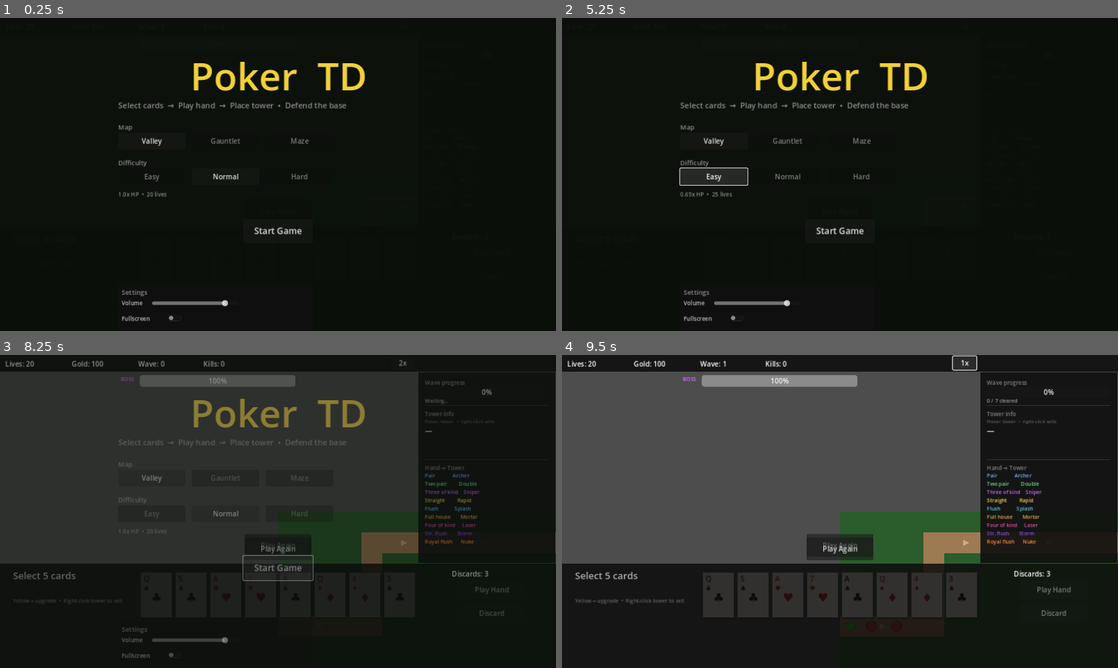
Above: before the commit, frames 1-4 (two rows, left to right).
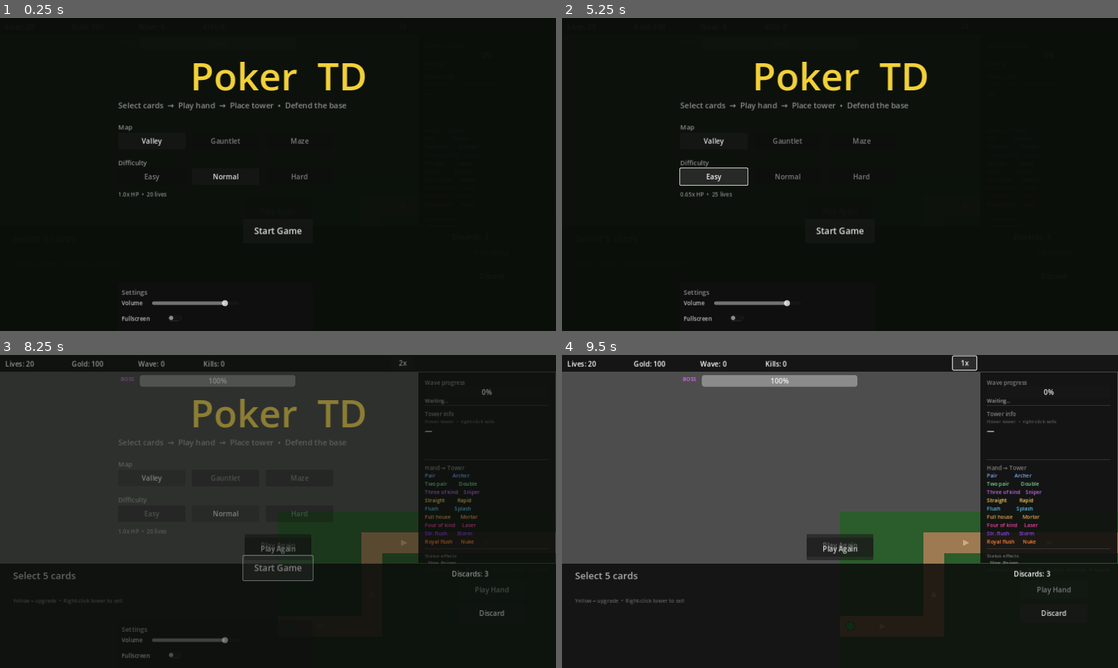
Above: after the commit, the same moments.

Repository: tftking/phil_td
Game: Godot game, scene res://scenes/Main.tscn
The game is run twice, just before and just after one commit, with the same random seed, the same clock (stepped at 60 frames per second) and the same inputs.
Inputs:
- Up to frame 1 (0.25 s): no input
- Up to frame 2 (5.25 s): click "Play Again" at 0.5 s; click "Play Again" at 1.25 s; click "Play Again" at 2 s; click "Play Again" at 2.75 s; click "Play Again" at 3.5 s; click "Play Again" at 4.25 s; click "Easy" at 5 s
- Up to frame 3 (8.25 s): click "Easy" at 5.75 s; click "Normal" at 6.5 s; click "Normal" at 7.25 s; click "Start Game" at 8 s
- Up to frame 4 (9.5 s): click "2x" at 8.75 s

The runs differ from the first frame. In frame 3, less than 0.1% of the frame differs, in the area x 76-91%, y 63-84%; in frame 4, 6.1%, in the area x 25-99%, y 1-84%.
Error after the commit: Parse Error: Cannot infer the type of "bonus_lbl" variable because the value doesn't have a set type. (res://scripts/TowerPlacer.gd:65)

Commit message:
balance pass, slow/poison status effects, flush suit bonuses, DPS in tower inspect, status tints on enemies, enemy legend

Diff:
--- a/scripts/Enemy.gd
+++ b/scripts/Enemy.gd
@@ -12,6 +12,14 @@
 var world_path: Array = []
 var path_index: int   = 1
 var is_boss: bool     = false
+
+# Status effects
+var _slow_timer: float   = 0.0
+var _poison_timer: float = 0.0
+var _poison_tick: float  = 0.0
+const POISON_DPS: float  = 6.0
+const POISON_TICK: float = 0.4
+const SLOW_MULT: float   = 0.45
 
 var _flash_timer: float  = 0.0
 const FLASH_DUR: float   = 0.10
@@ -35,12 +43,33 @@
 		reached_base.emit(self)
 		queue_free()
 		return
-	_move_step(delta)
+	# Status timers
+	if _slow_timer > 0.0:
+		_slow_timer -= delta
+	if _poison_timer > 0.0:
+		_poison_timer -= delta
+		_poison_tick  -= delta
+		if _poison_tick <= 0.0:
+			_poison_tick = POISON_TICK
+			health = max(0, health - int(POISON_DPS * POISON_TICK))
+			if is_boss: GameManager.report_boss_health(health, max_health)
+			if health <= 0:
+				_die()
+				return
+	var spd_mult: float = SLOW_MULT if _slow_timer > 0.0 else 1.0
+	_move_step(delta * spd_mult)
 	if _flash_timer > 0.0:
 		_flash_timer -= delta
 		if _flash_timer <= 0.0:
 			modulate = Color.WHITE
 	queue_redraw()
+
+func apply_status(s_type: int, duration: float) -> void:
+	match s_type:
+		1: _slow_timer   = max(_slow_timer, duration)
+		2:
+			_poison_timer = max(_poison_timer, duration)
+			if _poison_tick <= 0.0: _poison_tick = POISON_TICK
 
 func _move_step(delta: float) -> void:
 	var target: Vector2 = world_path[path_index]
@@ -108,6 +137,10 @@
 func _draw_circle_enemy(r: float) -> void:
 	draw_circle(Vector2.ZERO, r, enemy_color)
 	draw_arc(Vector2.ZERO, r, 0, TAU, 20, Color(0, 0, 0, 0.5), 1.5)
+	if _slow_timer > 0.0:
+		draw_circle(Vector2.ZERO, r, Color(0.3, 0.6, 1.0, 0.35))
+	elif _poison_timer > 0.0:
+		draw_circle(Vector2.ZERO, r, Color(0.1, 0.85, 0.1, 0.35))
 
 func _draw_triangle_enemy(r: float) -> void:
 	# Pointy triangle pointing in direction of travel
--- a/scripts/Projectile.gd
+++ b/scripts/Projectile.gd
@@ -1,23 +1,28 @@
 extends Node2D
 
 var target: Node2D
-var damage: int = 0
-var move_speed: float = 220.0
-var splash_radius: float = 0.0
-var proj_color: Color = Color(1.0, 0.9, 0.2)
+var damage: int            = 0
+var move_speed: float      = 220.0
+var splash_radius: float   = 0.0
+var proj_color: Color      = Color(1.0, 0.9, 0.2)
+var status_type: int       = 0
+var status_duration: float = 0.0
 
-func init(t: Node2D, dmg: int, spd: float, splash: float) -> void:
-	target = t
-	damage = dmg
-	move_speed = spd
-	splash_radius = splash
+func init(t: Node2D, dmg: int, spd: float, splash: float,
+		  s_type: int = 0, s_dur: float = 0.0) -> void:
+	target          = t
+	damage          = dmg
+	move_speed      = spd
+	splash_radius   = splash
+	status_type     = s_type
+	status_duration = s_dur
 
 func _process(delta: float) -> void:
 	if not is_instance_valid(target):
 		queue_free()
 		return
 	var diff: Vector2 = target.global_position - global_position
-	var dist: float = diff.length()
+	var dist: float   = diff.length()
 	if dist <= move_speed * delta:
 		global_position = target.global_position
 		_on_hit()
@@ -31,6 +36,8 @@
 		for e in get_tree().get_nodes_in_group("enemies"):
 			if is_instance_valid(e) and global_position.distance_to(e.global_position) <= splash_radius:
 				e.take_damage(damage)
+				if status_type > 0:
+					e.apply_status(status_type, status_duration)
 		var fx_scene = load("res://scenes/SplashEffect.tscn")
 		if fx_scene:
 			var fx = fx_scene.instantiate()
@@ -40,6 +47,8 @@
 	else:
 		if is_instance_valid(target):
 			target.take_damage(damage)
+			if status_type > 0:
+				target.apply_status(status_type, status_duration)
 	queue_free()
 
 func _draw() -> void:
--- a/scripts/Tower.gd
+++ b/scripts/Tower.gd
@@ -1,31 +1,37 @@
 extends Node2D
 
-var tower_label: String = "Tower"
-var damage: int         = 10
-var fire_rate: float    = 1.0
-var range_radius: float = 120.0
-var tower_color: Color  = Color(0.35, 0.60, 0.95)
-var splash_radius: float = 0.0
+var tower_label: String    = "Tower"
+var damage: int            = 10
+var fire_rate: float       = 1.0
+var range_radius: float    = 120.0
+var tower_color: Color     = Color(0.35, 0.60, 0.95)
+var splash_radius: float   = 0.0
 var projectile_speed: float = 220.0
-var sell_value: int     = 20
-var hand_rank: int      = 0
-var is_highlighted: bool = false
+var sell_value: int        = 20
+var hand_rank: int         = 0
+var status_type: int       = 0   # 0=none 1=slow 2=poison
+var status_duration: float = 0.0
+var suit_bonus_label: String = ""
+var is_highlighted: bool   = false
+
+var target: Node2D         = null
+var fire_timer: float      = 0.0
+var fire_interval: float   = 1.0
+var aim_angle: float       = -PI * 0.5
+var projectile_scene: PackedScene = null
+
+func dps() -> float:
+	return damage * fire_rate
+
+func _ready() -> void:
+	fire_interval   = 1.0 / max(fire_rate, 0.01)
+	projectile_scene = load("res://scenes/Projectile.tscn")
+	queue_redraw()
 
 func set_highlighted(v: bool) -> void:
 	if is_highlighted != v:
 		is_highlighted = v
 		queue_redraw()
-
-var target: Node2D = null
-var fire_timer: float = 0.0
-var fire_interval: float = 1.0
-var aim_angle: float = -PI * 0.5
-var projectile_scene: PackedScene = null
-
-func _ready() -> void:
-	fire_interval = 1.0 / max(fire_rate, 0.01)
-	projectile_scene = load("res://scenes/Projectile.tscn")
-	queue_redraw()
 
 func _process(delta: float) -> void:
 	fire_timer += delta
@@ -60,8 +66,8 @@
 	var proj = projectile_scene.instantiate()
 	get_tree().current_scene.add_child(proj)
 	proj.global_position = global_position
-	proj.proj_color = tower_color.lightened(0.3)
-	proj.init(target, damage, projectile_speed, splash_radius)
+	proj.proj_color      = tower_color.lightened(0.3)
+	proj.init(target, damage, projectile_speed, splash_radius, status_type, status_duration)
 
 func _draw() -> void:
 	var ring_alpha: float = 0.45 if is_highlighted else 0.12
@@ -71,15 +77,17 @@
 	if is_highlighted:
 		draw_circle(Vector2.ZERO, range_radius,
 			Color(tower_color.r, tower_color.g, tower_color.b, 0.06))
-	# Base
 	draw_circle(Vector2.ZERO, 16, tower_color)
 	draw_arc(Vector2.ZERO, 16, 0, TAU, 24, Color(0, 0, 0, 0.5), 2.0)
-	# Barrel
 	var tip: Vector2 = Vector2(cos(aim_angle), sin(aim_angle)) * 22.0
 	draw_line(Vector2.ZERO, tip, Color(0.08, 0.08, 0.08), 5.0, true)
 	draw_line(Vector2.ZERO, tip * 0.85, tower_color.lightened(0.25), 3.0, true)
-	# Name label below tower
-	var f := ThemeDB.fallback_font
-	var sw := f.get_string_size(tower_label, HORIZONTAL_ALIGNMENT_LEFT, -1, 10).x
+	# Status indicator dot
+	if status_type == 1:
+		draw_circle(Vector2(12, -12), 4, Color(0.3, 0.6, 1.0, 0.9))
+	elif status_type == 2:
+		draw_circle(Vector2(12, -12), 4, Color(0.2, 0.85, 0.2, 0.9))
+	var f   := ThemeDB.fallback_font
+	var sw  := f.get_string_size(tower_label, HORIZONTAL_ALIGNMENT_LEFT, -1, 10).x
 	draw_string(f, Vector2(-sw * 0.5, 30), tower_label,
 		HORIZONTAL_ALIGNMENT_LEFT, -1, 10, Color(1, 1, 1, 0.85))
--- a/scripts/TowerPlacer.gd
+++ b/scripts/TowerPlacer.gd
@@ -1,24 +1,39 @@
 extends Node
 
+# Status effect IDs
+const STATUS_NONE:   int = 0
+const STATUS_SLOW:   int = 1
+const STATUS_POISON: int = 2
+
+# Index = CardHand.HandRank (0=HIGH_CARD, no entry)
+# DPS targets: Archer~12, Double~22, Sniper~28, Rapid~30, Splash~16+AoE,
+#              Mortar~24+AoE, Laser~55, Storm~38+AoE, Nuke~54+massive AoE
 const CONFIGS: Array = [
 	{},  # HIGH_CARD
-	{label="Archer",  color=Color(0.35, 0.60, 0.95), damage=10,  rate=1.0,  range=120.0, splash=0.0,   speed=220.0, sell=20},
-	{label="Double",  color=Color(0.35, 0.80, 0.50), damage=14,  rate=1.6,  range=115.0, splash=0.0,   speed=220.0, sell=30},
-	{label="Sniper",  color=Color(0.68, 0.28, 0.88), damage=45,  rate=0.45, range=240.0, splash=0.0,   speed=380.0, sell=40},
-	{label="Rapid",   color=Color(0.95, 0.78, 0.18), damage=8,   rate=3.8,  range=100.0, splash=0.0,   speed=290.0, sell=35},
-	{label="Splash",  color=Color(0.18, 0.72, 0.88), damage=16,  rate=0.85, range=148.0, splash=55.0,  speed=175.0, sell=55},
-	{label="Mortar",  color=Color(0.88, 0.55, 0.18), damage=55,  rate=0.38, range=215.0, splash=80.0,  speed=160.0, sell=70},
-	{label="Laser",   color=Color(0.95, 0.08, 0.55), damage=75,  rate=2.6,  range=195.0, splash=0.0,   speed=420.0, sell=85},
-	{label="Storm",   color=Color(0.48, 0.08, 0.95), damage=32,  rate=2.0,  range=165.0, splash=42.0,  speed=310.0, sell=90},
-	{label="Nuke",    color=Color(1.00, 0.40, 0.00), damage=300, rate=0.14, range=295.0, splash=120.0, speed=150.0, sell=150},
+	{label="Archer",  color=Color(0.35,0.60,0.95), damage=12,  rate=1.0,  range=120.0, splash=0.0,   speed=220.0, sell=20,  status=STATUS_NONE,   status_dur=0.0},
+	{label="Double",  color=Color(0.35,0.80,0.50), damage=15,  rate=1.5,  range=115.0, splash=0.0,   speed=230.0, sell=30,  status=STATUS_NONE,   status_dur=0.0},
+	{label="Sniper",  color=Color(0.68,0.28,0.88), damage=56,  rate=0.5,  range=250.0, splash=0.0,   speed=420.0, sell=40,  status=STATUS_NONE,   status_dur=0.0},
+	{label="Rapid",   color=Color(0.95,0.78,0.18), damage=7,   rate=4.2,  range=100.0, splash=0.0,   speed=300.0, sell=35,  status=STATUS_SLOW,   status_dur=1.2},
+	{label="Splash",  color=Color(0.18,0.72,0.88), damage=14,  rate=1.1,  range=148.0, splash=58.0,  speed=180.0, sell=55,  status=STATUS_POISON, status_dur=3.0},
+	{label="Mortar",  color=Color(0.88,0.55,0.18), damage=40,  rate=0.6,  range=220.0, splash=85.0,  speed=160.0, sell=70,  status=STATUS_SLOW,   status_dur=2.0},
+	{label="Laser",   color=Color(0.95,0.08,0.55), damage=55,  rate=1.0,  range=200.0, splash=0.0,   speed=460.0, sell=85,  status=STATUS_NONE,   status_dur=0.0},
+	{label="Storm",   color=Color(0.48,0.08,0.95), damage=24,  rate=1.6,  range=168.0, splash=50.0,  speed=320.0, sell=90,  status=STATUS_SLOW,   status_dur=1.8},
+	{label="Nuke",    color=Color(1.00,0.40,0.00), damage=180, rate=0.3,  range=300.0, splash=130.0, speed=155.0, sell=150, status=STATUS_POISON, status_dur=4.0},
 ]
+
+# Suit bonus applied when a flush is played (index = suit 0-3)
+# 0=clubs 1=diamonds 2=hearts 3=spades
+const SUIT_BONUS_LABEL: Array = ["Clubs +splash","Diamonds +dmg","Hearts +rate","Spades +range"]
+const SUIT_BONUS_MULT:  Array = [1.25, 1.20, 1.20, 1.20]
+const SUIT_BONUS_FIELD: Array = ["splash_radius","damage","fire_rate","range_radius"]
 
 var grid: Node
 var tower_scene: PackedScene
-var pending_rank: int = -1
-var is_placing: bool  = false
+var pending_rank: int  = -1
+var pending_suit: int  = -1   # suit of flush hand, -1 if not a flush
+var is_placing:   bool = false
 
-signal placement_started(tower_label: String)
+signal placement_started(tower_label: String, suit_bonus: String)
 signal placement_done()
 signal placement_cancelled()
 
@@ -34,12 +49,21 @@
 func init(g: Node) -> void:
 	grid = g
 
-func _on_hand_evaluated(rank: int, _cards: Array) -> void:
+func _on_hand_evaluated(rank: int, cards: Array) -> void:
 	if rank == 0: return
 	pending_rank = rank
-	is_placing   = true
+	pending_suit = -1
+	# Detect flush suit — all 5 cards same suit
+	if rank == 5 or rank == 8 or rank == 9:  # FLUSH, STRAIGHT_FLUSH, ROYAL_FLUSH
+		pending_suit = cards[0]["suit"]
+		for c in cards:
+			if c["suit"] != pending_suit:
+				pending_suit = -1
+				break
+	is_placing        = true
 	grid.placement_mode = true
-	placement_started.emit(CONFIGS[rank]["label"])
+	var bonus_lbl := SUIT_BONUS_LABEL[pending_suit] if pending_suit >= 0 else ""
+	placement_started.emit(CONFIGS[rank]["label"], bonus_lbl)
 
 func try_place(cell: Vector2i) -> void:
 	if not is_placing or pending_rank <= 0: return
@@ -50,21 +74,17 @@
 	var upgrading: bool = existing != null and is_instance_valid(existing)
 
 	if upgrading:
-		if pending_rank <= existing.hand_rank:
-			return  # can't downgrade
-		# Refund half the old tower's sell value
+		if pending_rank <= existing.hand_rank: return
 		GameManager.add_gold(existing.sell_value / 2)
 		grid.remove_tower(cell)
 		existing.queue_free()
-	# If cell is empty and not path, it's always valid (can_place_tower already checked path/bounds)
 
 	if tower_scene == null:
-		push_error("TowerPlacer: tower_scene failed to load")
 		cancel()
 		return
 
-	var cfg: Dictionary = CONFIGS[pending_rank]
-	var tower = tower_scene.instantiate()
+	var cfg: Dictionary = CONFIGS[pending_rank].duplicate()
+	var tower           = tower_scene.instantiate()
 	tower.tower_label      = cfg["label"]
 	tower.damage           = cfg["damage"]
 	tower.fire_rate        = cfg["rate"]
@@ -74,6 +94,15 @@
 	tower.projectile_speed = cfg["speed"]
 	tower.sell_value       = cfg["sell"]
 	tower.hand_rank        = pending_rank
+	tower.status_type      = cfg["status"]
+	tower.status_duration  = cfg["status_dur"]
+
+	# Apply suit bonus
+	if pending_suit >= 0:
+		var field: String = SUIT_BONUS_FIELD[pending_suit]
+		var mult: float   = SUIT_BONUS_MULT[pending_suit]
+		tower.set(field, tower.get(field) * mult)
+		tower.suit_bonus_label = SUIT_BONUS_LABEL[pending_suit]
 
 	get_tree().current_scene.add_child(tower)
 	tower.global_position = grid.cell_to_world(cell)
@@ -83,8 +112,9 @@
 	placement_done.emit()
 
 func cancel() -> void:
-	pending_rank = -1
-	is_placing   = false
+	pending_rank  = -1
+	pending_suit  = -1
+	is_placing    = false
 	if grid:
 		grid.placement_mode = false
 		grid.set_hover(Vector2i(-1, -1))
--- a/ui/HUD.gd
+++ b/ui/HUD.gd
@@ -152,6 +152,14 @@
 		var row: Array = GUIDE[i]
 		var gl := _lbl("%-16s %s" % [row[0], row[1]], Vector2(px, 268 + i * 19), 12)
 		gl.add_theme_color_override("font_color", row[2].lightened(0.2))
+
+	# Status + enemy legend at bottom of panel
+	var sep2_y: float = 268.0 + GUIDE.size() * 19.0 + 6.0
+	_sep(px, sep2_y, 285)
+	_lbl("Status effects", Vector2(px, sep2_y + 8), 11).add_theme_color_override("font_color", Color(0.45,0.45,0.45))
+	var slow_lbl := _lbl("  Slow  Poison", Vector2(px, sep2_y + 24), 11)
+	slow_lbl.add_theme_color_override("font_color", Color(0.6, 0.6, 0.6))
+	_lbl("Flush suit bonus: ♥+rate  ♦+dmg  ♠+range  ♣+splash", Vector2(px, sep2_y + 40), 11).add_theme_color_override("font_color", Color(0.50,0.50,0.50))
 
 func _build_bottom_bar() -> void:
 	var bar := ColorRect.new()
@@ -450,8 +458,9 @@
 func _on_hand_evaluated(rank: int, _cards: Array) -> void:
 	status_label.text = "" if rank > 0 else "High card — no placement"
 
-func _on_placement_started(tower_lbl: String) -> void:
-	placing_label.text = "Placing: %s   (ESC / right-click to cancel)" % tower_lbl
+func _on_placement_started(tower_lbl: String, suit_bonus: String) -> void:
+	var bonus_txt := ("  [%s]" % suit_bonus) if suit_bonus != "" else ""
+	placing_label.text = "Placing: %s%s   (ESC / right-click to cancel)" % [tower_lbl, bonus_txt]
 	placing_label.visible = true
 
 func hide_placing_label() -> void:
@@ -490,11 +499,19 @@
 func show_tower_info(tower: Node) -> void:
 	tower_name_lbl.text = tower.tower_label
 	tower_name_lbl.add_theme_color_override("font_color", tower.tower_color.lightened(0.3))
-	tower_dmg_lbl.text    = "DMG  %d" % tower.damage
+	tower_dmg_lbl.text    = "DMG  %d  (%.0f DPS)" % [tower.damage, tower.dps()]
 	tower_rate_lbl.text   = "RATE  %.1f/s" % tower.fire_rate
 	tower_range_lbl.text  = "RANGE  %d" % int(tower.range_radius)
-	tower_splash_lbl.text = ("SPLASH  %d" % int(tower.splash_radius)) if tower.splash_radius > 0 else ""
-	tower_sell_lbl.text   = "Sell: +%d gold" % tower.sell_value
+	var splash_txt := ("SPLASH  %d" % int(tower.splash_radius)) if tower.splash_radius > 0 else ""
+	var status_txt := ""
+	match tower.status_type:
+		1: status_txt = "  SLOW"
+		2: status_txt = "  POISON"
+	tower_splash_lbl.text = splash_txt + status_txt
+	var sell_txt := "Sell: +%d gold" % tower.sell_value
+	if tower.suit_bonus_label != "":
+		sell_txt += "  [%s]" % tower.suit_bonus_label
+	tower_sell_lbl.text = sell_txt
 
 func clear_tower_info() -> void:
 	tower_name_lbl.text = "—"
